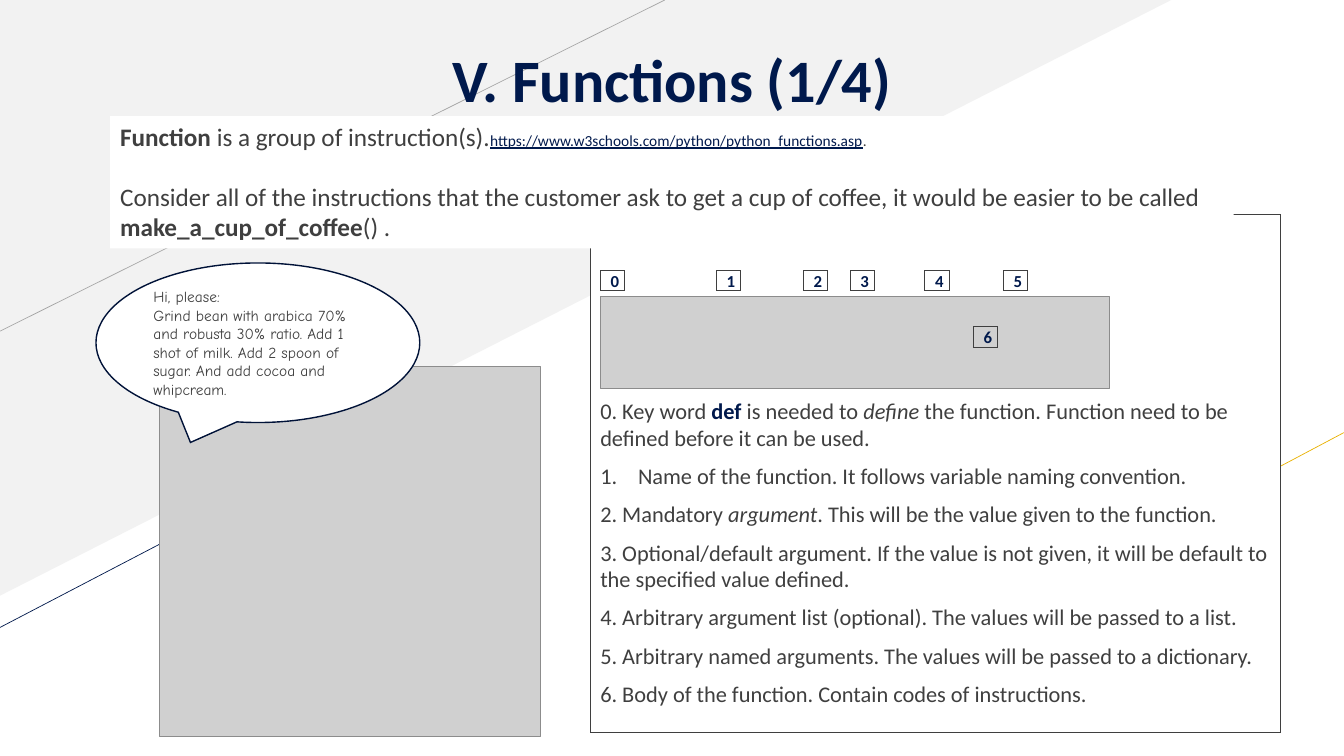
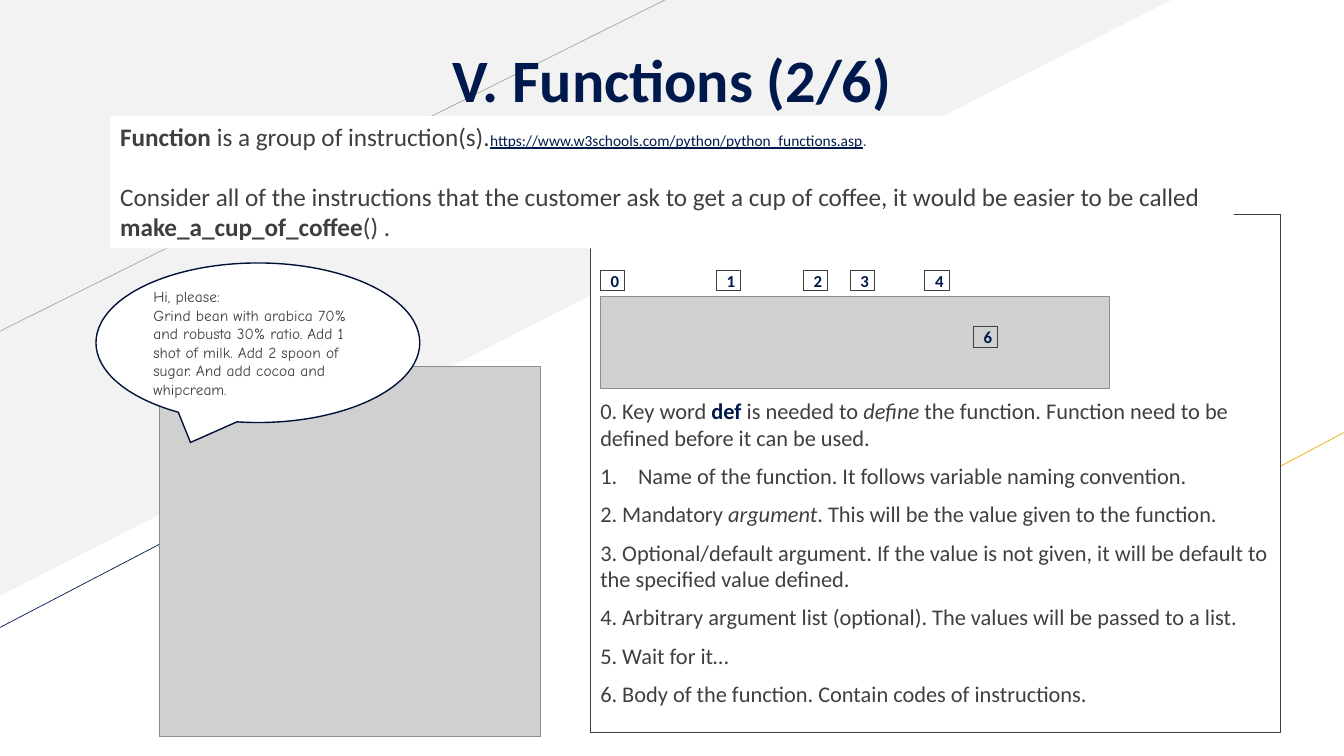
Before and after one commit to sgpy/foconnect, a slide deck: slide 19 of handouts/Python.pptx (slide 18 before the commit). Drawn at 1344x756 pixels with LibreOffice and Linux fonts; fonts in the diff are those of the drawing; grey boxes stand for pictures. Boxes give left, top, right and bottom in pixels: in the first picture for what was removed or moved away, otherwise in the second. Text is boxed around its words. In the diff, an @@ line names an element or a change of style, - is before the commit and + after.

Commit message:
Updated function modules

```diff
--- a/handouts/Python.pptx
+++ b/handouts/Python.pptx
@@ text at [453, 52, 891, 111]: text changed @@
-V. Functions (1/4)
+V. Functions (2/6)
@@ rectangle removed at [1004, 270, 1028, 291] @@
-5
@@ text in rectangle at [600, 648, 729, 664]: text changed @@
-5. Arbitrary named arguments. The values will be passed to a dictionary.
+5. Wait for it…
```
Also in this commit, not shown: 3 other slides changed, 2 slides added, 1 other file.
